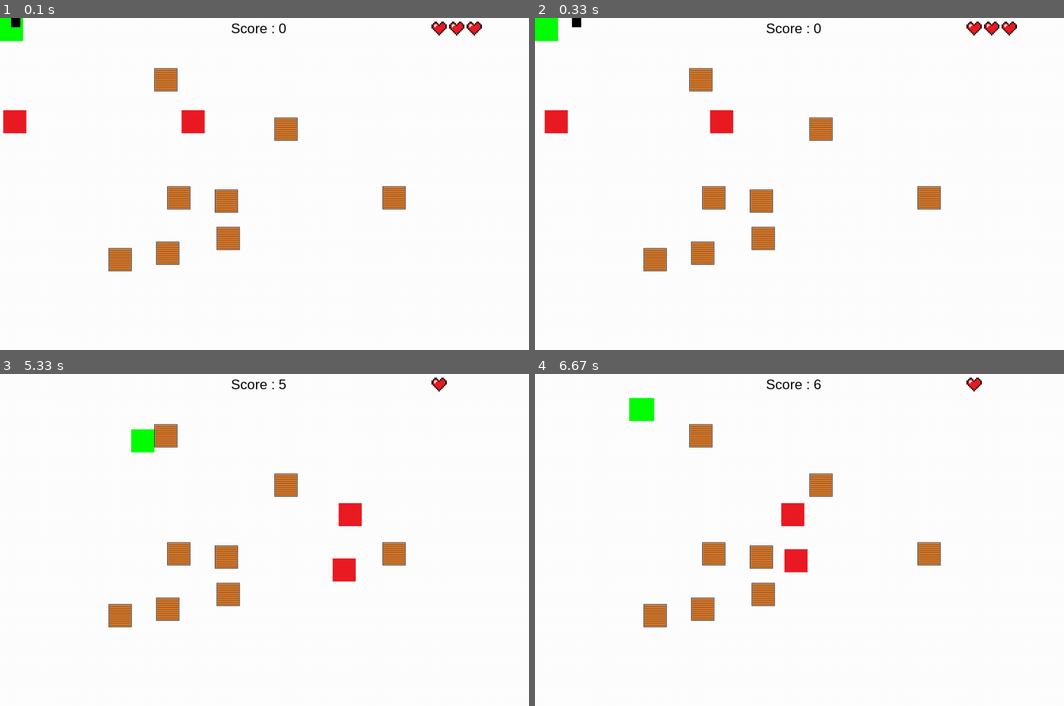
Above: before the commit, frames 1-4 (two rows, left to right).
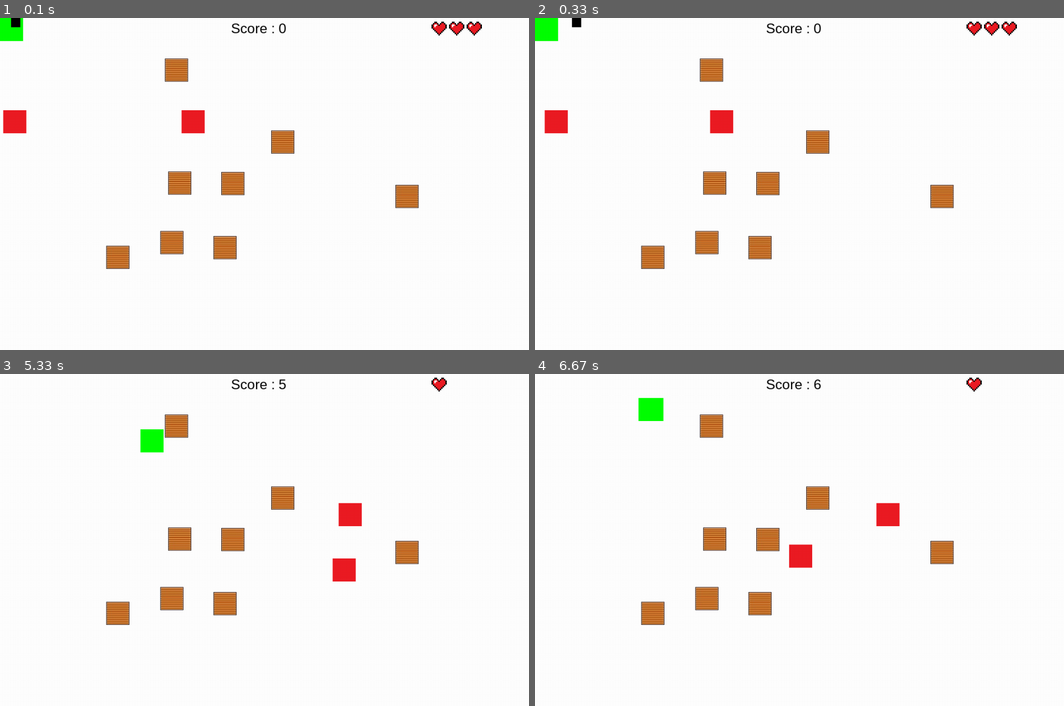
Above: after the commit, the same moments.

Repository: matthieurobert/Projet-ISN
Game: pygame game, started from bot_avant_mathieu.py
Two runs of this game, one before a commit and one after it. Both use one fixed random seed, a clock stepped at 60 frames per second and the inputs below.
Inputs:
- Up to frame 1 (0.1 s): no input
- Up to frame 2 (0.33 s): no input
- Up to frame 3 (5.33 s): hold D 0.33-0.8 s; hold W 0.83-1.13 s; hold D 1.17-1.63 s; hold A 1.67-2.2 s; tap V at 1.82, 3.15 s; hold S 2.23-2.53 s; hold A 2.57-2.97 s; hold W 3-3.37 s; hold D 3.4-4.03 s; hold S 4.07-4.43 s; hold D from 4.97 s (still down)
- Up to frame 4 (6.67 s): release D at 5.43 s; hold W 5.47-5.77 s; hold A from 6.3 s (still down)

The runs differ from the first frame. In frame 1, 3.6% of the frame differs, in the area x 20-80%, y 12-77%; in frame 2, 3.6%; in frame 3, 3.8%; in frame 4, 4.7%, in the area x 17-80%, y 7-77%.

Commit message:
ajout des comm + optimisation

Diff:
--- a/Partie_Clément/pos_boîte.py
+++ b/Partie_Clément/pos_boîte.py
@@ -1,6 +1,6 @@
 def position_boîte():
-    from  Partie_Clément.coordonnées_aléatoire import répartition_obstacle
-    from  Partie_Clément.nombre_obstacle import nombre_caisse
+    from  Partie_Clément.coordonnées_aléatoire import répartition_obstacle       # on importe les fonction nommbre caisse et
+    from  Partie_Clément.nombre_obstacle import nombre_caisse                    # répartition obstacle
     from random import randrange
 
     nombres = nombre_caisse()
@@ -13,8 +13,8 @@
     for x in range (0,nombres,1):
 
 
-        randx = randrange(-25,25)
-        randy = randrange(-25,25)
+        randx = randrange(-25,25)                                                # on créer des coordonnées aléatoires de -25 à +25 d'écart
+        randy = randrange(-25,25)                                                # par rapport à ceux d'origines
 
         recuperateur = []
         recuperateur = coordonnee[x]
@@ -22,6 +22,6 @@
         recup2 = recuperateur[1]
 
 
-        modif_coordonnee.append((recup1+randx,recup2+randy))
+        modif_coordonnee.append((recup1+randx,recup2+randy))                     # on rajoute la valeur  en x et y de chaques coordonnées
 
-    return(modif_coordonnee)
+    return(modif_coordonnee) # renvoie modif_coordonnée
--- a/Partie_Clément/rekt_boîte.py
+++ b/Partie_Clément/rekt_boîte.py
@@ -2,19 +2,12 @@
 
 def rekt():
 
-    from  Partie_Clément.salle import salle
-
+    from  Partie_Clément.salle import salle # on importe la liste de la
+                                            #  fonction salle
     a=salle()
     c=list(a)
-    del a[0]
-    del a[0]
-    del a[0]
-    del a[0]
 
-    for x in range(0,1):
-        b=a[0]
-
-
+    b=a[4] # on récupère la 4ème  valeur (  position_x_y  )
 
     newliste=[]
     rekt_caisse=[]
@@ -22,11 +15,12 @@
         newliste=[]
         liste=[]
         recup = b[x]
-        recup1=recup[0]
-        recup2=recup[1]
+        recup1=recup[0]      # On récupère chaque valeur de chaques coordonnées
+        recup2=recup[1]           # on ajoute le rect de la boîte qui est 50,50
         rect = pygame.Rect(recup1,recup2,50,50)
         rekt_caisse.append(rect)
-    rekt_caisse.append(c)
+    rekt_caisse.append(c)               # on remet le reste dans le rekt_caisse
+                                         # soit la fonction salle
 
 
-    return(rekt_caisse)
+    return(rekt_caisse) # on renvoie le rect
--- a/Partie_Clément/salle.py
+++ b/Partie_Clément/salle.py
@@ -1,7 +1,7 @@
 import pygame
 from pygame.locals import *
 
-def salle():
+def salle():                                                                     # création de la fonction salle
     from random import randrange
     from Partie_Clément.pos_boîte import position_boîte
 
@@ -12,19 +12,18 @@
 
 
     pygame.init()
-    fenetre = pygame.display.set_mode((1145,720))
+    fenetre = pygame.display.set_mode((1145,720))                                # initialisation de pygame et de la fenêtre
 
 
-    table = pygame.image.load("Partie_Clément/images/salle.png").convert()
+    table = pygame.image.load("Partie_Clément/images/salle.png").convert()       # on affiche le fond
     fenetre.blit(table, (0,0))
 
-    #perso = pygame.image.load("images/perso.jpg").convert()                         # !!! à voir ...
-    #fenetre.blit(perso, (30,30))
 
-    caisse = pygame.image.load("Partie_Clément/images/boîte.jpg").convert()
+
+    caisse = pygame.image.load("Partie_Clément/images/boîte.jpg").convert()      # on importe l'image caisse
     pygame.display.flip()
 
-    for i in range (0,caisses):
+    for i in range (0,caisses):                                                  # pour chaque coordonnées on affiche la boîte
         b=position_x_y[i]
         x= b[0]
         y= b[1]
@@ -35,3 +34,10 @@
     liste = [fenetre, table, caisse, caisses, position_x_y]
 
     return (liste)
+
+"""   on renvoie la valeur liste contenant :
+                                            -la fenêtre
+                                            -l'image de fond
+                                            -l'image de la caisse
+                                            -le nombre de caisses
+                                            -position_x_y des caisses """
